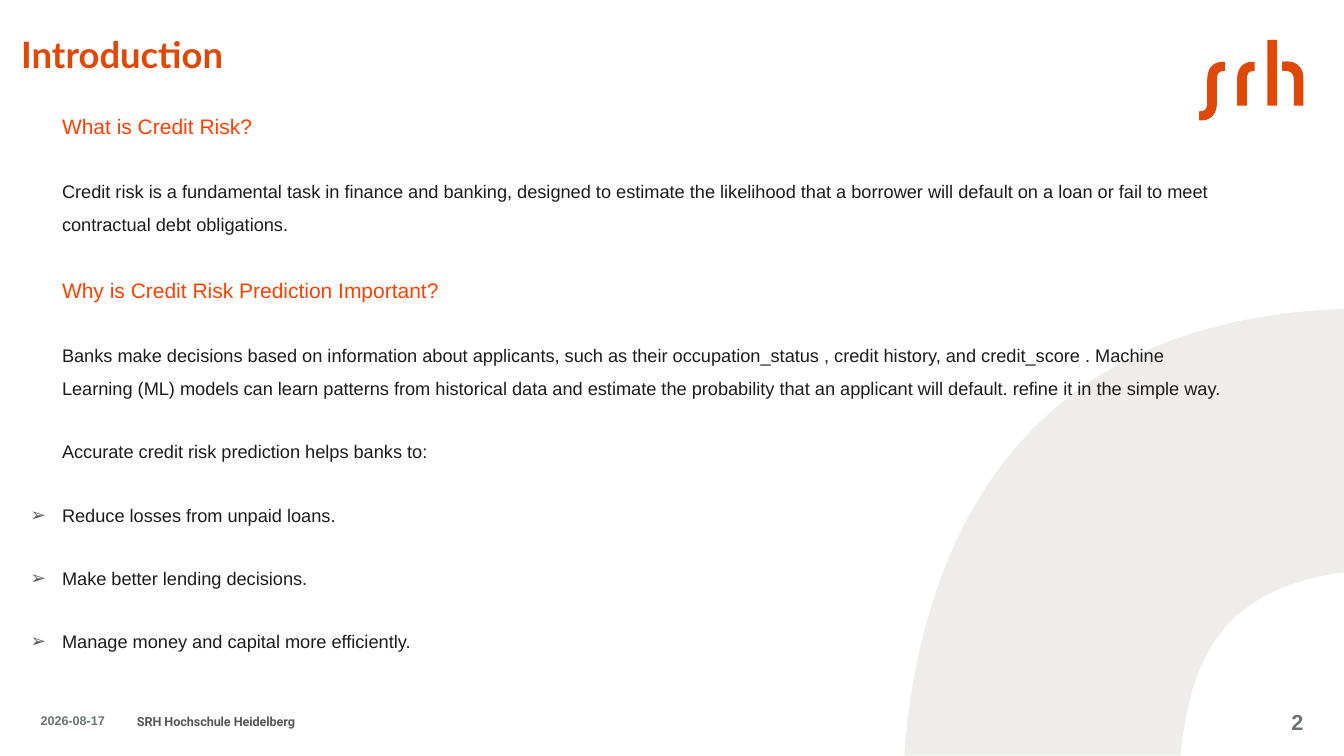
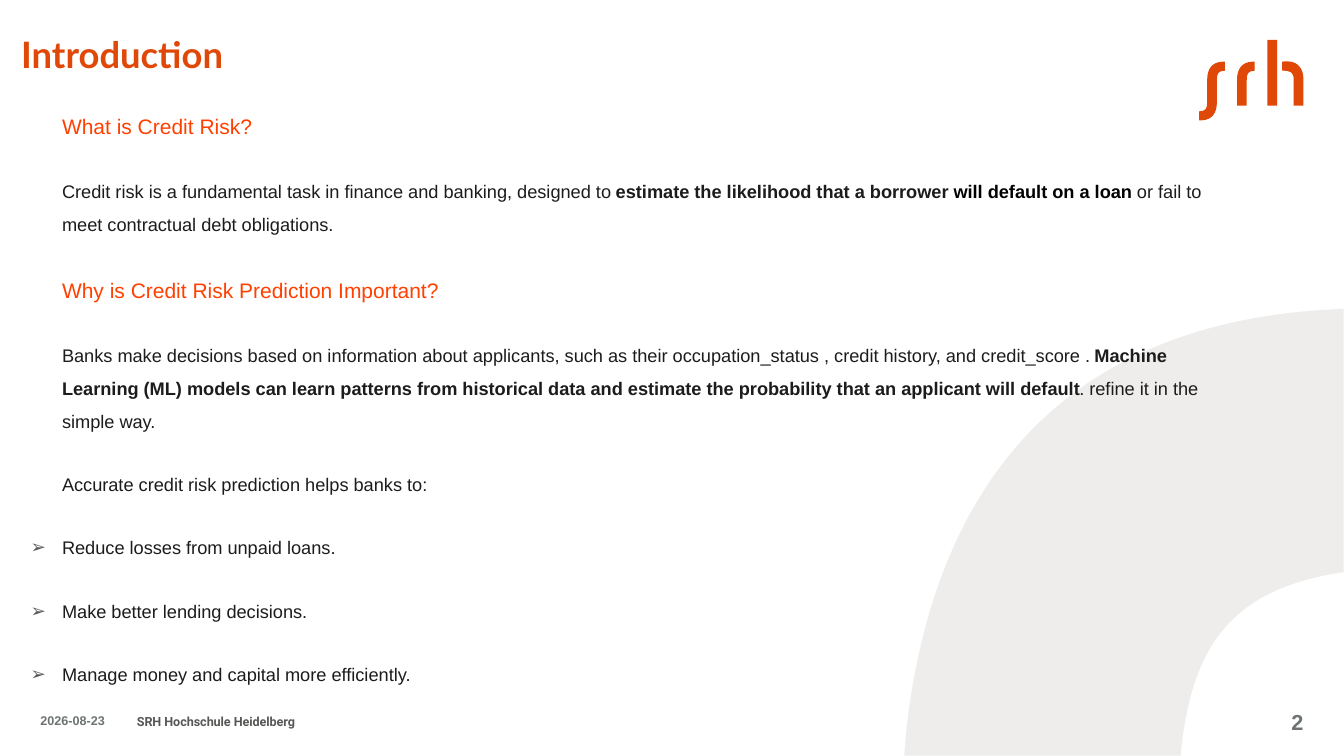
Before and after one commit to aminfeli/Thesis, a slide deck: slide 2 of 7-Presentation/presentation.pptx. Drawn at 1344x756 pixels with LibreOffice and Linux fonts; fonts in the diff are those of the drawing. Boxes give left, top, right and bottom in pixels: in the first picture for what was removed or moved away, otherwise in the second. Text is boxed around its words. In the diff, an @@ line names an element or a change of style, - is before the commit and + after.

```diff
--- a/7-Presentation/presentation.pptx
+++ b/7-Presentation/presentation.pptx
@@ text at (x1=62, y1=184, x2=1201, y2=432): text colour #1C1C1C to #000000 in "will default on a loan"; bold on in "estimate the likelihood that a borrower will ...", "Machine Learning (ML) models can learn patterns ..." @@
@@ freeform shape at (x1=904, y1=309, x2=1344, y2=755): outline redrawn @@
@@ text at (x1=40, y1=716, x2=104, y2=725): text changed @@
-2026-08-17
+2026-08-23
```
Also in this commit, not shown: 30 other slides changed, 2 slides added, 3 slides removed.
